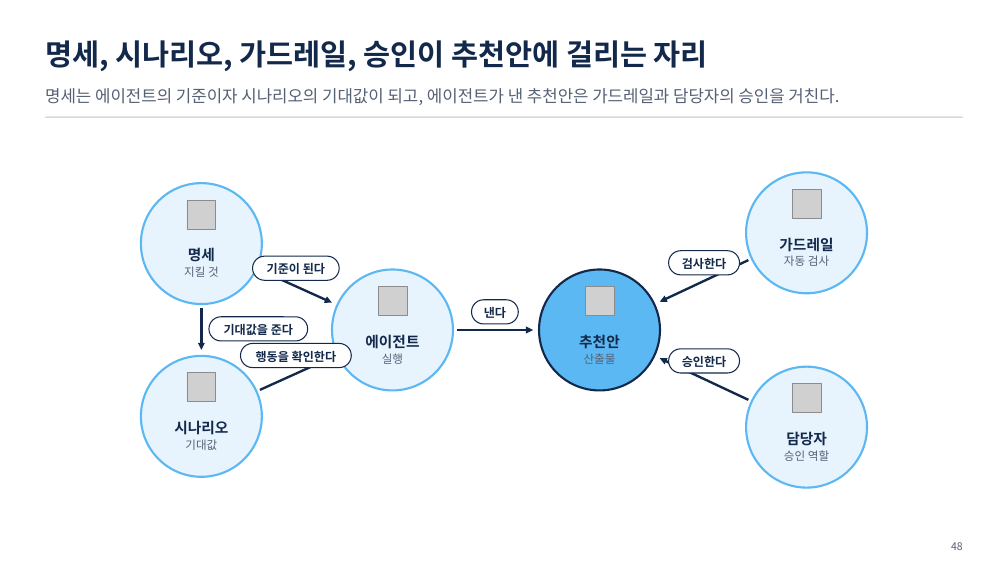
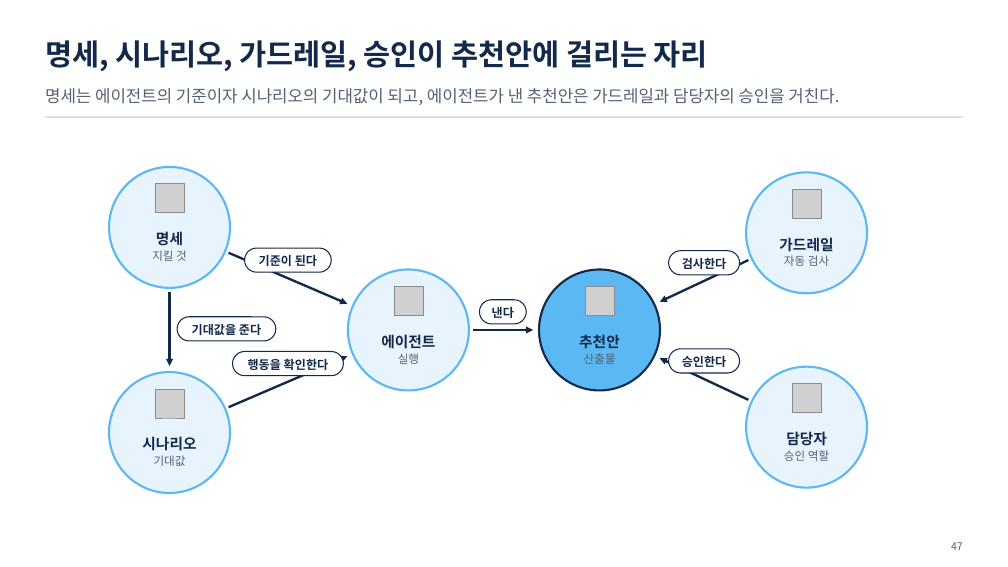
Before and after one commit to uengine-oss/hyd-iot-edu, a slide deck: slide 47 of docs/교재/통합반/08일차/통합반_08일차.pptx (slide 48 before the commit). Drawn at 1008x567 pixels with LibreOffice and Linux fonts; fonts in the diff are those of the drawing; grey boxes stand for pictures. Boxes give left, top, right and bottom in pixels: in the first picture for what was removed or moved away, otherwise in the second. Text is boxed around its words. In the diff, an @@ line names an element or a change of style, - is before the commit and + after.

```diff
--- a/docs/교재/통합반/08일차/통합반_08일차.pptx
+++ b/docs/교재/통합반/08일차/통합반_08일차.pptx
@@ ellipse: place and size @@
-ellipse at [141, 183, 262, 304]
+ellipse at [109, 167, 230, 288]
@@ picture: place and size @@
-picture at [187, 200, 216, 229]
+picture at [155, 184, 184, 212]
@@ text "명세": place and size @@
-text "명세" at [184, 247, 219, 277]
+text "명세" at [152, 231, 187, 261]
@@ arrow moved from (260, 270) - (332, 302) to (228, 253) - (347, 304) @@
@@ text "기준이 된다": place and size @@
-text "기준이 된다" at [267, 263, 325, 274]
+text "기준이 된다" at [259, 255, 317, 266]
@@ rounded rectangle: place and size @@
-rounded rectangle at [253, 256, 340, 281]
+rounded rectangle at [245, 248, 332, 272]
@@ 1 picture, 1 text, 1 ellipse: place and size @@
-1 picture, 1 text, 1 ellipse at [332, 269, 453, 390]
+1 picture, 1 text, 1 ellipse at [348, 269, 469, 390]
@@ arrow moved from (201, 308) - (201, 350) to (169, 292) - (169, 366) @@
@@ text "낸다": place and size @@
-text "낸다" at [484, 307, 506, 318]
+text "낸다" at [492, 307, 514, 318]
@@ rounded rectangle: place and size @@
-rounded rectangle at [472, 299, 519, 324]
+rounded rectangle at [479, 299, 526, 324]
@@ text "기대값을 준다": place and size @@
-text "기대값을 준다" at [224, 324, 293, 335]
+text "기대값을 준다" at [192, 324, 261, 335]
@@ rounded rectangle: place and size @@
-rounded rectangle at [209, 317, 308, 341]
+rounded rectangle at [177, 317, 276, 341]
@@ arrow moved from (260, 390) - (332, 358) to (228, 408) - (347, 356) @@
@@ text "행동을 확인한다": place and size @@
-text "행동을 확인한다" at [256, 350, 337, 362]
+text "행동을 확인한다" at [248, 358, 329, 370]
@@ rounded rectangle: place and size @@
-rounded rectangle at [240, 343, 352, 368]
+rounded rectangle at [233, 352, 344, 376]
@@ arrow moved from (457, 330) - (533, 330) to (473, 330) - (533, 330) @@
@@ ellipse: place and size @@
-ellipse at [141, 356, 262, 477]
+ellipse at [109, 372, 230, 493]
@@ picture: place and size @@
-picture at [187, 373, 216, 402]
+picture at [155, 389, 184, 418]
@@ text "시나리오": place and size @@
-text "시나리오" at [174, 420, 228, 450]
+text "시나리오" at [142, 436, 196, 466]
@@ text at [951, 542, 963, 550]: text changed @@
-48
+47
```
Also in this commit, not shown: 28 other slides changed, 1 slide removed, 12 other files.
